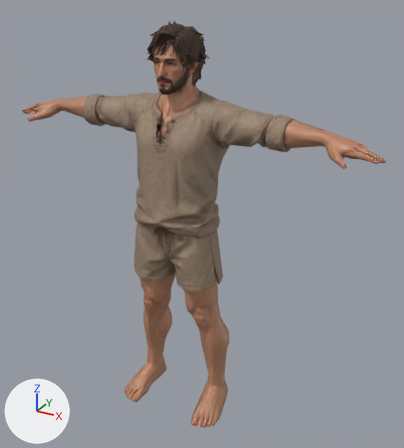
One commit to the glTF model docs/recursos/personajes/meshy-v1/hombre.glb: the scene before it, then after it.
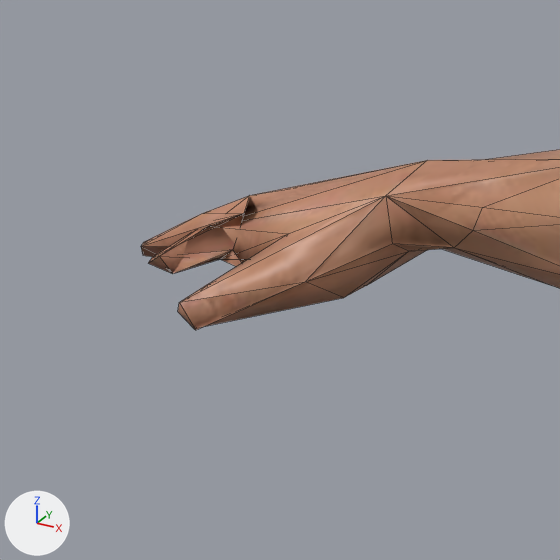
The first picture shows the older version from a 50 mm lens placed at (1.164, -1.891, 1.727), pointed at (0.086, 0.068, 0.747). The close-ups show the older and then the newer version on the part from 1% to 20% of the width and 17% to 34% of the height of that picture. Only the edits that show in the close-ups are written down. The lights are fixed; the arrows at lower left show +X, +Y and +Z. The close-ups show mesh edges as thin lines. Where no turn or scale is listed for an object, it has been applied to the vertices. Vertices at exactly the same position are counted once.

In view in the first close-up: 'char1'.
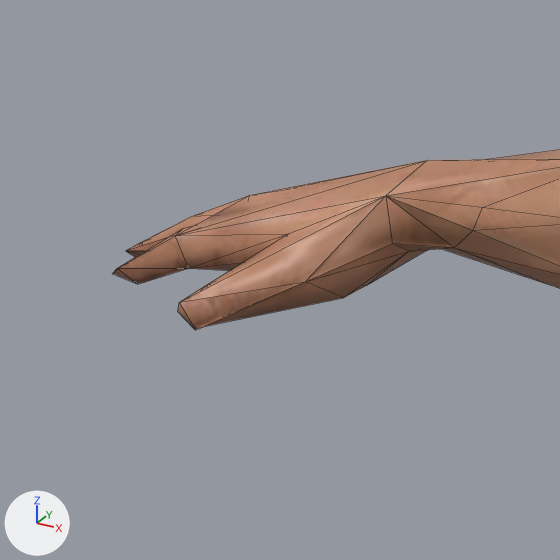
Patch to the scene script:
```diff
--- a/docs/recursos/personajes/meshy-v1/hombre.glb.py
+++ b/docs/recursos/personajes/meshy-v1/hombre.glb.py
@@ me_char1 @@
 me_char1.from_pydata(...)  # 1497 vertices, 2978 faces; spans x -0.83..0.83, y -0.17..0.17, z -0.17..1.58
 # used by ob_char1; location = (0.0, 0.0, 0.0)
+# me_char1 part 1: 22 of the vertices in x -0.83..-0.76, y -0.02..0.02, z 1.15..1.19 are scaled about their middle by (1.01, 3.27, 1)
 me_char1.materials.append(mat_bakedmaterial)
```

Changed parts and their boxes (x1, y1, x2, y2) in the close-ups (560 x 560 px; the box of a moved part takes in the faces that stretch with it):
'char1', reshaped
    before: (141, 149, 560, 330)
    after: (112, 149, 560, 330)
part 1 of me_char1, moved or reshaped
    before: (141, 160, 427, 274)
    after: (112, 160, 427, 284)
